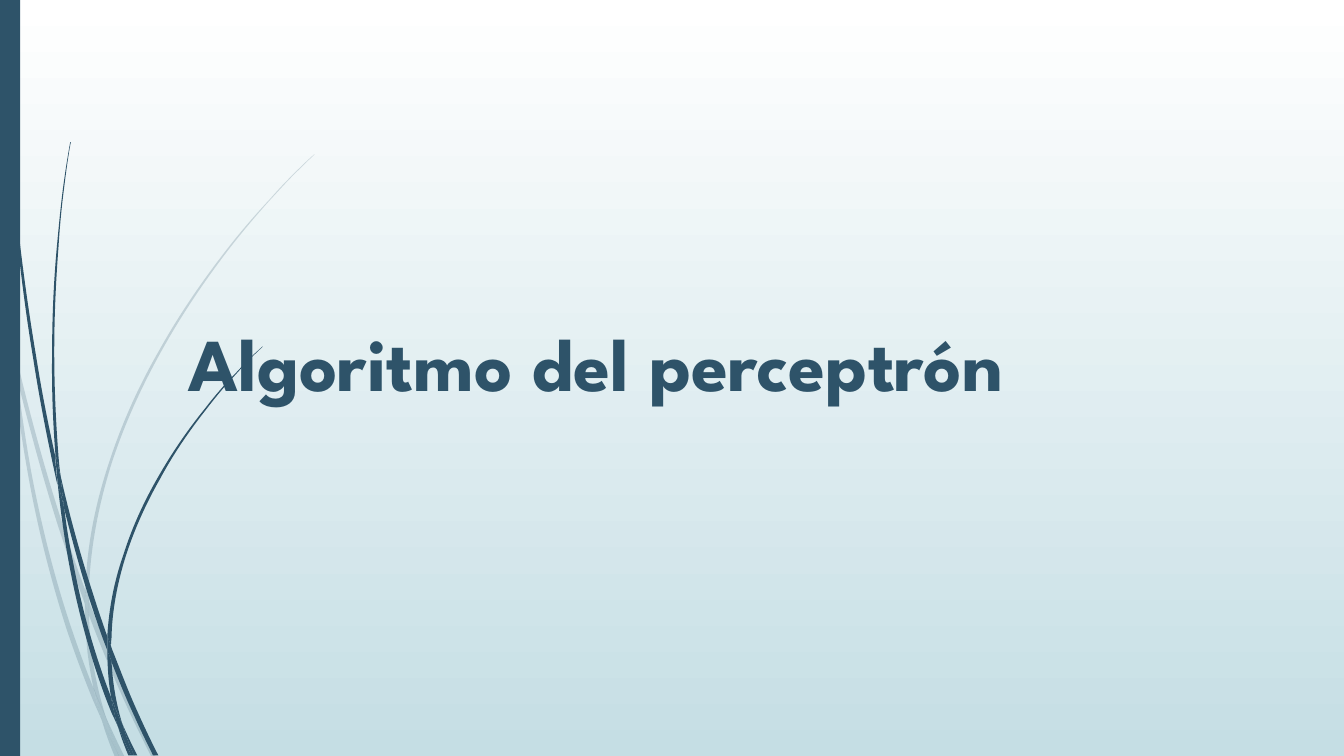
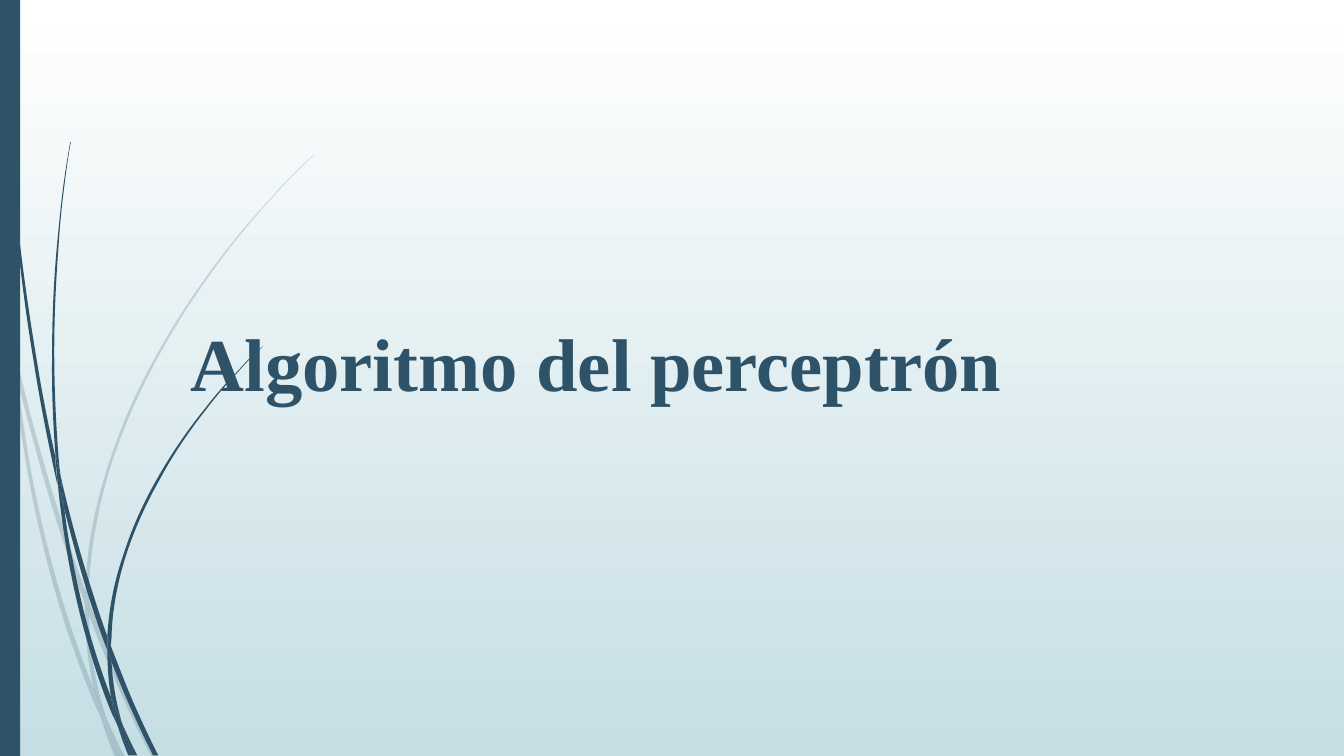
Before and after one commit to DiploDatos/AprendizajeSupervisado, a slide deck: slide 37 of Teórico/Aprendizaje Supervisado - Clase I.ppsx. Drawn at 1344x756 pixels with LibreOffice and Linux fonts; fonts in the diff are those of the drawing. Boxes give left, top, right and bottom in pixels: in the first picture for what was removed or moved away, otherwise in the second. Text is boxed around its words. In the diff, an @@ line names an element or a change of style, - is before the commit and + after.

```diff
--- a/Teórico/Aprendizaje Supervisado - Clase I.ppsx
+++ b/Teórico/Aprendizaje Supervisado - Clase I.ppsx
@@ title "Algoritmo del perceptrón" at (191, 339, 1001, 406): font League Spartan to Times New Roman @@
```
Also in this commit, not shown: 14 other slides changed.
